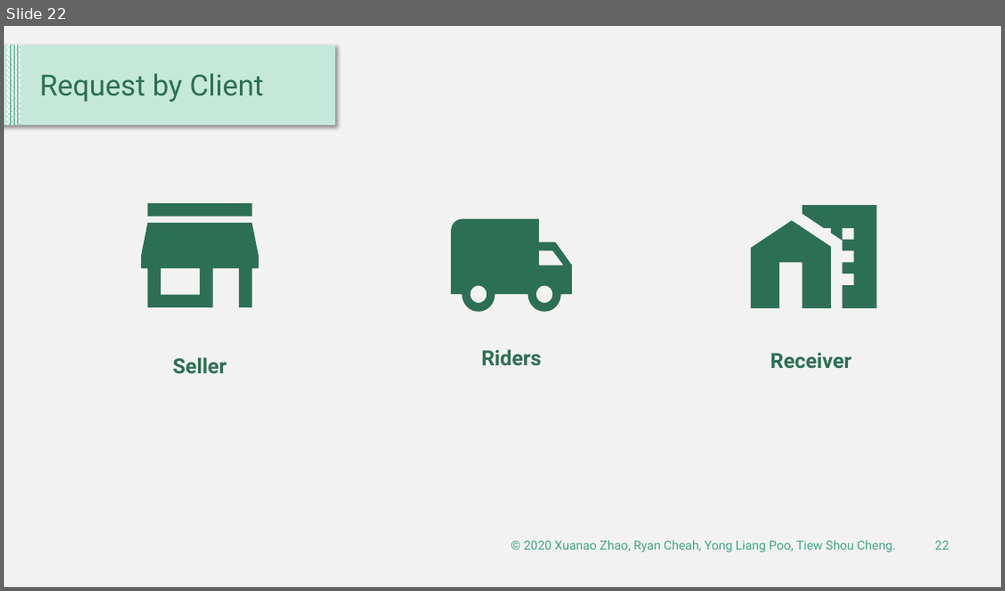
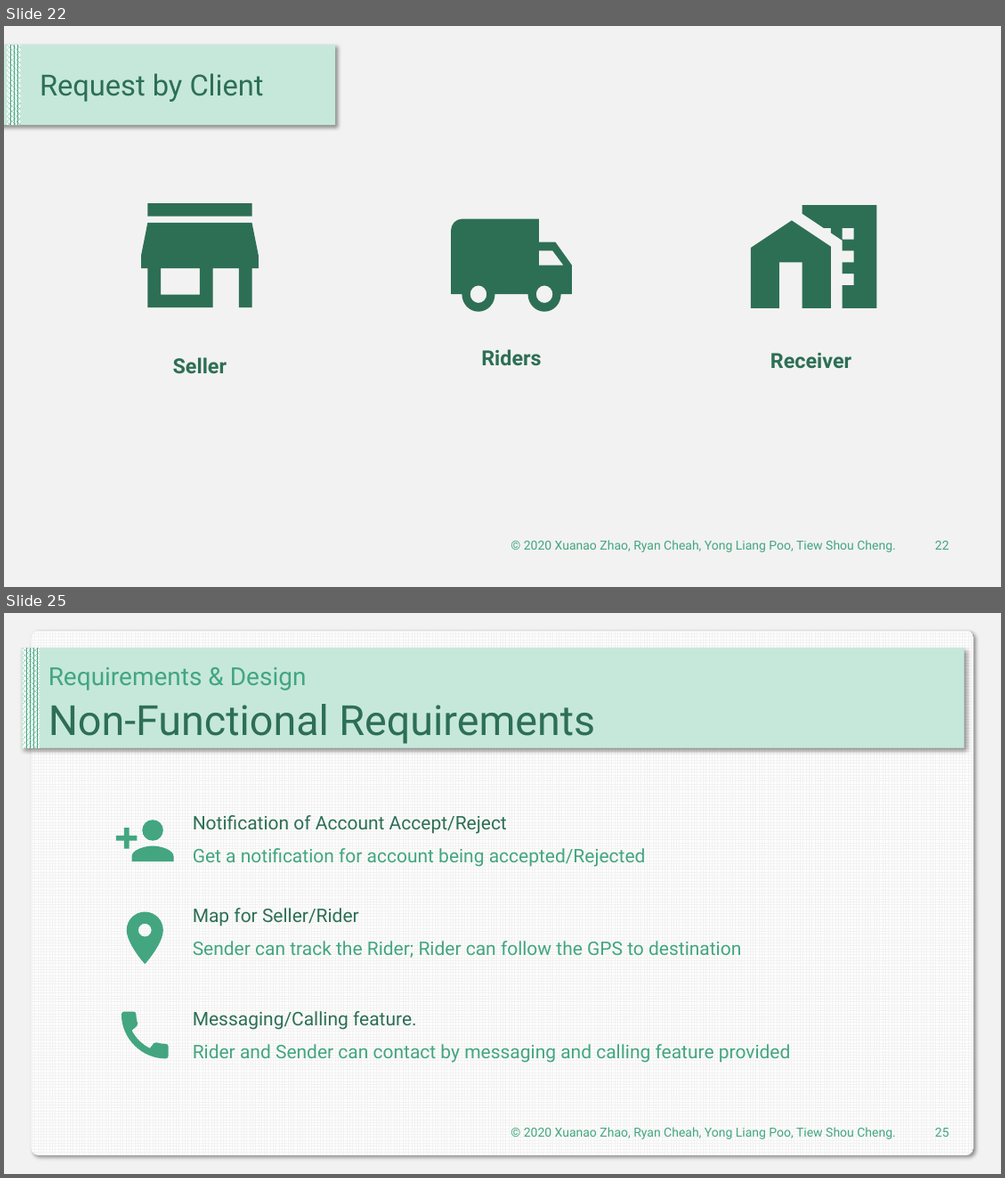
Before and after one commit to DIT202003G1/SAD-Assignment, a slide deck: Presentaion.pptx. Shown one above the other, each under a label of ours: slide 22 before the commit, slides 22 and 25 after it; the slides between them are not shown. The pictures are 1005x591 and 1005x1178 pixels, drawn with LibreOffice and Linux fonts; fonts in the diff are those of the drawing. Boxes give left, top, right and bottom in pixels: in the first picture for what was removed or moved away, otherwise in the second. Text is boxed around its words. In the diff, an @@ line names an element or a change of style, - is before the commit and + after.

```diff
--- a/Presentaion.pptx
+++ b/Presentaion.pptx
@@ slide 25 added at box(4, 613, 1001, 1174), background #F2F2F2 @@
@@ rounded rectangle added at box(31, 630, 974, 1154), fill pattern #F2F2F2 on #FFFFFF @@
@@ rectangle added at box(22, 648, 965, 748), fill #C6E8DB @@
@@ rectangle added at box(23, 648, 40, 748), fill pattern #43A680 on #FFFFFF @@
@@ text added at box(48, 667, 307, 690), 24 pt, text #43A680 @@
+Requirements & Design
@@ text added at box(48, 704, 595, 744), 40 pt, text #2D6F55 @@
+Non-Functional Requirements
@@ freeform shape added at box(116, 819, 174, 861), fill #43A680 @@
@@ text added at box(193, 815, 507, 834), 18 pt, text #2D6F55 @@
+Notification of Account Accept/Reject
@@ text added at box(193, 848, 646, 867), 18 pt, text #43A680 @@
+Get a notification for account being accepted/Rejected
@@ freeform shape added at box(127, 911, 163, 964), fill #43A680 @@
@@ text added at box(193, 908, 359, 926), 18 pt, text #2D6F55 @@
+Map for Seller/Rider
@@ text added at box(193, 941, 741, 957), 18 pt, text #43A680 @@
+Sender can track the Rider; Rider can follow the GPS to destination
@@ freeform shape added at box(121, 1012, 169, 1059), fill #43A680 @@
@@ text added at box(193, 1011, 417, 1030), 18 pt, text #2D6F55 @@
+Messaging/Calling feature.
@@ text added at box(193, 1044, 791, 1062), 18 pt, text #43A680 @@
+Rider and Sender can contact by messaging and calling feature provided
@@ text added at box(524, 1127, 895, 1139), 12 pt, text #43A680 @@
+© 2020 Xuanao Zhao, Ryan Cheah, Yong Liang Poo, Tiew Shou Cheng.
@@ page number added at box(935, 1127, 949, 1136), 12 pt, text #43A680 @@
+25
```
Also in this commit, not shown: 5 slides changed, 25 other slides added.
